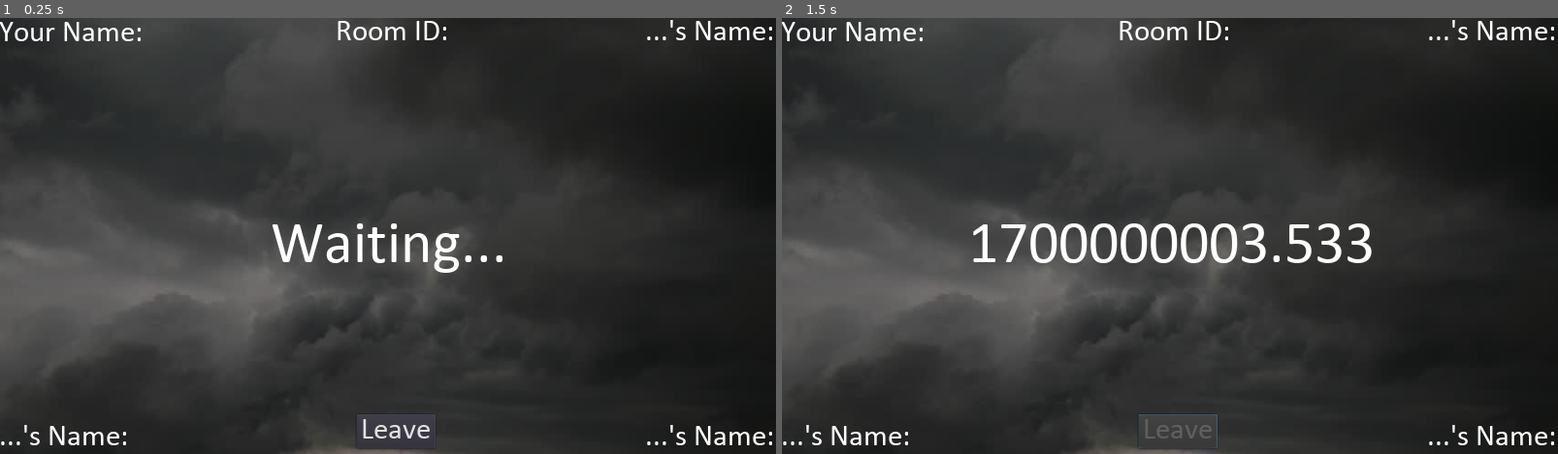
Above: before the commit, frames 1-2 (left to right).
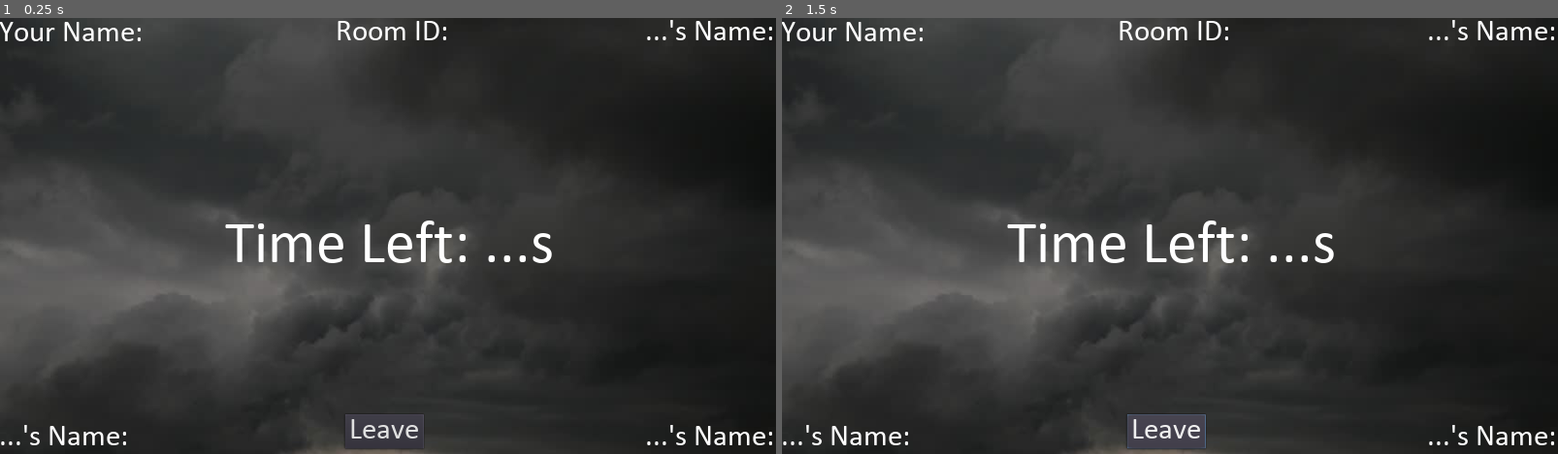
Above: after the commit, the same moments.

Repository: iamdejan/QuickShoot_Party
Game: Godot game, scene res://scenes/Game.tscn
Same seed, same stepped clock (60 frames per second), same inputs: the game is played once before the commit and once after it. This scene is started directly instead of the project's main scene.
Inputs (mouse positions are in pixels of both pictures, inside the frame that each line leads up to):
- Up to frame 1 (0.25 s): no input
- Up to frame 2 (1.5 s): click "Leave" at 0.5 s; click (1170, 432) at 1.25 s, where only the run after the commit has a clickable "Leave"

The runs differ from the first frame. In frame 1, 1.6% of the frame differs, in the area x 29-72%, y 46-99%; in frame 2, 2.4%, in the area x 24-76%, y 46-99%.
Error before the commit: Invalid get index 'Game' (on base: 'Dictionary'). (res://scripts/Game.gd:30)
Error after the commit: Parse Error: Parse error: Spaces used before tabs on a line (res://scripts/Game.gd:127)

Commit message:
Finishing touch

Diff:
--- a/scenes/Game.tscn
+++ b/scenes/Game.tscn
@@ -81,10 +81,10 @@
 [node name="CountdownTimer" type="Timer" parent="."]
 
 [node name="LeaveButton" type="Button" parent="."]
-margin_left = 587.958
-margin_top = 654.394
-margin_right = 717.958
-margin_bottom = 711.394
+margin_left = 569.083
+margin_top = 654.0
+margin_right = 699.083
+margin_bottom = 711.0
 custom_fonts/font = SubResource( 3 )
 text = "Leave"
 
--- a/scripts/Game.gd
+++ b/scripts/Game.gd
@@ -70,6 +70,9 @@
 					$MainLabel.text = "You WIN!"
 				else:
 					$MainLabel.text = "You LOSE!"
+
+				$LeaveButton.text = "Go Back"
+				$LeaveButton.disabled = false
 		pass
 
 func _on_NotifHTTPRequest_request_completed(result, response_code, headers, body):
@@ -119,8 +122,13 @@
 
 func _on_LeaveButton_pressed():
 	$LeaveButton.disabled = true
-	$LeaveHTTPRequest.request(Session.URL + "/room/" + String(room_data["ID"]) + "/member/" + String(Session.user_data["id"]),
-							  [], false, HTTPClient.METHOD_DELETE)
+	if game_ends != true:
+		$LeaveHTTPRequest.request(Session.URL + "/room/" + String(room_data["ID"]) + "/member/" + String(Session.user_data["id"]),
+						  		  [],
+								  false,
+								  HTTPClient.METHOD_DELETE)
+	else:
+		get_tree().change_scene(Session.build_scene_URL("Dashboard"))
 	pass
 
 func _on_LeaveHTTPRequest_request_completed(result, response_code, headers, body):
--- a/scripts/Session.gd
+++ b/scripts/Session.gd
@@ -3,7 +3,8 @@
 const prefix: String = "res://scenes/"
 const extension: String = "tscn"
 
-const URL = "http://localhost:8080"
+#const URL = "http://localhost:8080"
+const URL = "http://quickshoot-party-match-server.herokuapp.com"
 
 func build_scene_URL(key) -> String:
 	return prefix + key + "." + extension
